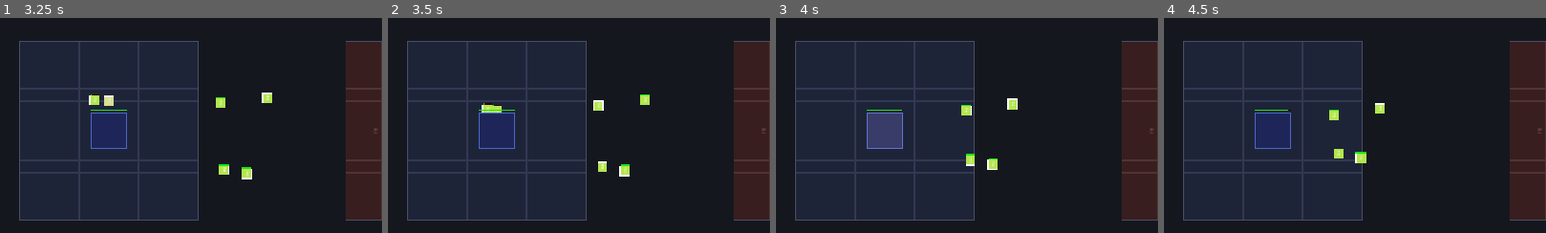
Above: before the commit, frames 1-4 (left to right).
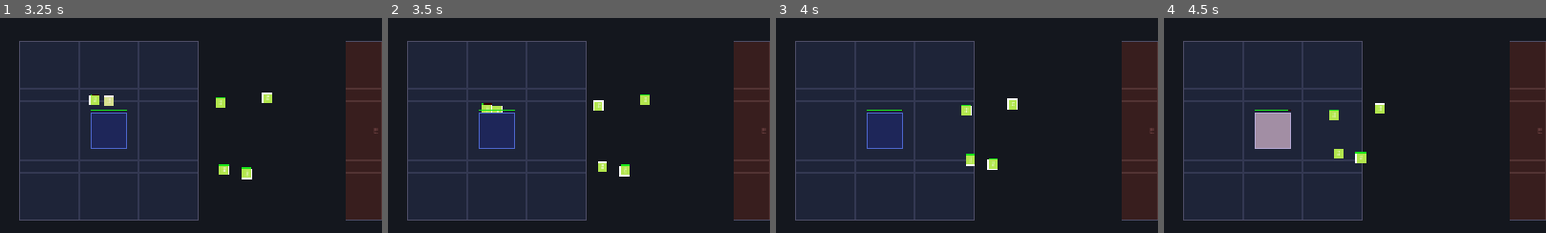
Above: after the commit, the same moments.

Repository: joacoague15/1vs1-strategy-prototype
Game: Godot game, scene res://scenes/main.tscn
Two runs of this game, one before a commit and one after it. Both use one fixed random seed, a clock stepped at 60 frames per second and the inputs below.
Inputs:
- Up to frame 1 (3.25 s): click "Zergling" at 0.5 s; click "Hydralisk" at 1.25 s; click "Roach" at 2 s; click "Marine" at 2.75 s
- Up to frame 2 (3.5 s): no input
- Up to frame 3 (4 s): click "Firebat" at 3.5 s
- Up to frame 4 (4.5 s): click "Medic" at 4.25 s
The pictures show only the part of the screen within x 36-86%, y 24-74%; the shares and areas given below are measured in that part.

Frame 1 is identical in both runs. In frame 2, less than 0.1% of the frame differs, in the area x 24-30%, y 39-44%; in frame 3, 1.4%; in frame 4, 1.6%, in the area x 23-34%, y 44-61%.

Commit message:
Added first steps for Collision avoidance

Diff:
--- a/project.godot
+++ b/project.godot
@@ -12,7 +12,7 @@
 
 config/name="Auto-Battler Prototype"
 run/main_scene="res://scenes/main.tscn"
-config/features=PackedStringArray("4.6", "Forward Plus")
+config/features=PackedStringArray("4.3", "Forward Plus")
 
 [autoload]
 
--- a/scenes/main.tscn
+++ b/scenes/main.tscn
@@ -1,4 +1,4 @@
-[gd_scene load_steps=3 format=3]
+[gd_scene load_steps=3 format=3 uid="uid://o8aroc5gcyvm"]
 
 [ext_resource type="Script" path="res://scripts/main.gd" id="1"]
 [ext_resource type="PackedScene" path="res://scenes/hud.tscn" id="2"]
--- a/scripts/game_data.gd
+++ b/scripts/game_data.gd
@@ -157,6 +157,51 @@
 			unit.reload_stats()
 
 
+# --- Spatial hash grid (collision avoidance / separation) ---
+# ponytail: rebuilt once per frame by main.gd, queried by each unit so a unit
+# only looks at near neighbors instead of every other unit (O(N) vs O(N^2)).
+const SPATIAL_CELL_SIZE: float = 24.0
+var _spatial_grid: Dictionary = {}
+
+
+func rebuild_spatial_grid() -> void:
+	_spatial_grid.clear()
+	for u in red_units:
+		if is_instance_valid(u):
+			_grid_insert(u)
+	for u in blue_units:
+		if is_instance_valid(u):
+			_grid_insert(u)
+
+
+func _grid_insert(u: Node2D) -> void:
+	var key := _cell_of(u.global_position)
+	if not _spatial_grid.has(key):
+		_spatial_grid[key] = []
+	_spatial_grid[key].append(u)
+
+
+func _cell_of(pos: Vector2) -> Vector2i:
+	return Vector2i(
+		int(floor(pos.x / SPATIAL_CELL_SIZE)),
+		int(floor(pos.y / SPATIAL_CELL_SIZE))
+	)
+
+
+# Returns units in cells overlapping the query box (centered on pos, +/- query_radius).
+# May include a few units slightly outside query_radius — caller filters by distance.
+func get_nearby_units(pos: Vector2, query_radius: float) -> Array:
+	var result: Array = []
+	var min_c := _cell_of(pos - Vector2(query_radius, query_radius))
+	var max_c := _cell_of(pos + Vector2(query_radius, query_radius))
+	for cx in range(min_c.x, max_c.x + 1):
+		for cy in range(min_c.y, max_c.y + 1):
+			var key := Vector2i(cx, cy)
+			if _spatial_grid.has(key):
+				result.append_array(_spatial_grid[key])
+	return result
+
+
 func register_unit(unit: Node, team: Team) -> void:
 	if team == Team.RED:
 		if unit not in red_units:
@@ -226,4 +271,5 @@
 func reset_game() -> void:
 	red_units.clear()
 	blue_units.clear()
+	_spatial_grid.clear()
 	blue_base = null
--- a/scripts/main.gd
+++ b/scripts/main.gd
@@ -437,6 +437,11 @@
 
 
 func _process(delta: float) -> void:
+	# ponytail: rebuild the spatial grid once per frame BEFORE units run their
+	# own _process (main is the tree root, so it processes first). Units query it
+	# for separation/collision avoidance.
+	GameData.rebuild_spatial_grid()
+
 	if placement_mode or zone_dragging or _ability_aiming != "" or (selected_unit and is_instance_valid(selected_unit) and selected_unit.moving):
 		queue_redraw()
 	if not _bomb_effects.is_empty():
--- a/scripts/unit.gd
+++ b/scripts/unit.gd
@@ -26,6 +26,16 @@
 var _heal_line_timer: float = 0.0
 var _heal_line_target_pos: Vector2 = Vector2.ZERO
 
+# ponytail: collision avoidance — hitbox a bit bigger than the body so units
+# keep a small gap instead of sitting on top of each other. Body half = 8px;
+# two units stay ~one cell (20px) apart at rest.
+var radius: float = GameData.BLUE_CELL_SIZE * 0.5
+# How hard separation pushes relative to move_speed. >1 lets it overcome seek
+# enough to unstick overlaps, but stays soft so the horde compresses and flows.
+const SEPARATION_WEIGHT: float = 1.4
+# Cap the summed push so a unit surrounded asymmetrically can't fling away.
+const MAX_SEPARATION: float = 2.0
+
 # ponytail: blue RTS select+move
 var move_target: Vector2 = Vector2.ZERO
 var moving: bool = false
@@ -114,15 +124,17 @@
 		# ponytail: red always attacks from spawn, no idle/launch flow
 		target = _find_closest_enemy()
 		if target and global_position.distance_to(target.global_position) <= attack_range:
+			# In range: stop pushing forward, but still separate (spread the line).
 			if fire_cooldown <= 0.0:
 				_shoot()
 				fire_cooldown = fire_rate
+			_move_with_separation(Vector2.ZERO, delta)
 		elif target:
 			var dir := (target.global_position - global_position).normalized()
-			position += dir * move_speed * delta
+			_move_with_separation(dir, delta)
 		else:
 			var dir := (GameData.get_zone_center() - global_position).normalized()
-			position += dir * move_speed * delta
+			_move_with_separation(dir, delta)
 	elif team == GameData.Team.BLUE:
 		if moving:
 			var arrived := global_position.distance_to(move_target) < 2.0
@@ -144,12 +156,17 @@
 			if arrived:
 				moving = false
 				attack_move = false
+				_move_with_separation(Vector2.ZERO, delta)
 			elif not fighting:
 				var dir := (move_target - global_position).normalized()
-				position += dir * move_speed * delta
+				_move_with_separation(dir, delta)
+			else:
+				# Fighting/healing in place — still separate so allies don't stack.
+				_move_with_separation(Vector2.ZERO, delta)
 		elif unit_type == GameData.UnitType.CHARLIE:
 			# ponytail: medic heals instead of attacking
 			_heal_tick(delta)
+			_move_with_separation(Vector2.ZERO, delta)
 		else:
 			# ponytail: "si queda quieto que ataque"
 			target = _find_closest_enemy()
@@ -157,6 +174,7 @@
 				if fire_cooldown <= 0.0:
 					_shoot()
 					fire_cooldown = fire_rate
+			_move_with_separation(Vector2.ZERO, delta)
 
 	# --- Visual effect timers ---
 	var needs_redraw := false
@@ -197,6 +215,41 @@
 		needs_redraw = true
 	if needs_redraw:
 		queue_redraw()
+
+
+# ponytail: separation steering. Sums a push away from every near neighbor
+# (own + enemy team), weighted by how deep the overlap is. Only looks at units
+# in nearby grid cells, so cost scales with local density, not total count.
+func _separation_velocity() -> Vector2:
+	var push := Vector2.ZERO
+	# Query radius = our reach to the farthest possible touching neighbor.
+	var query_r := radius + radius
+	for other in GameData.get_nearby_units(global_position, query_r):
+		if other == self or not is_instance_valid(other):
+			continue
+		var offset: Vector2 = global_position - other.global_position
+		var d: float = offset.length()
+		var min_dist: float = radius + other.radius
+		if d >= min_dist:
+			continue
+		if d > 0.01:
+			# Closer = stronger push (linear falloff to 0 at min_dist).
+			push += (offset / d) * (1.0 - d / min_dist)
+		else:
+			# Exactly stacked: scatter in a stable per-unit direction so they
+			# don't freeze into an immobile ball.
+			var ang := float(get_instance_id() % 628) / 100.0
+			push += Vector2(cos(ang), sin(ang))
+	return push.limit_length(MAX_SEPARATION)
+
+
+# Combines a desired seek direction (normalized, or ZERO when holding position)
+# with separation, then advances. Units always separate, even while attacking,
+# so the front line spreads out instead of bunching on one point.
+func _move_with_separation(seek_dir: Vector2, delta: float) -> void:
+	var vel := seek_dir * move_speed + _separation_velocity() * move_speed * SEPARATION_WEIGHT
+	if vel != Vector2.ZERO:
+		position += vel * delta
 
 
 func _find_closest_enemy() -> Node2D:
